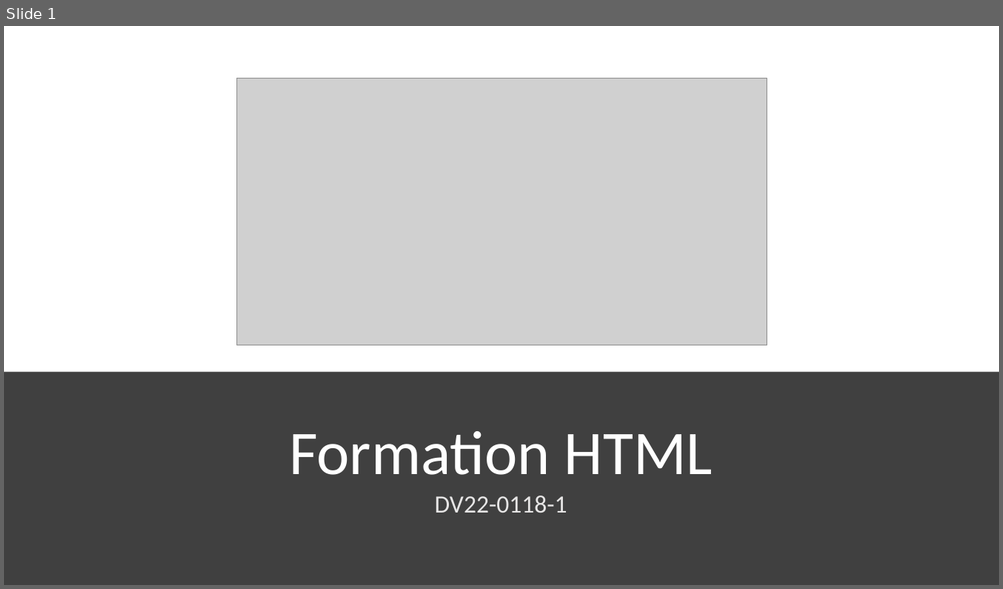
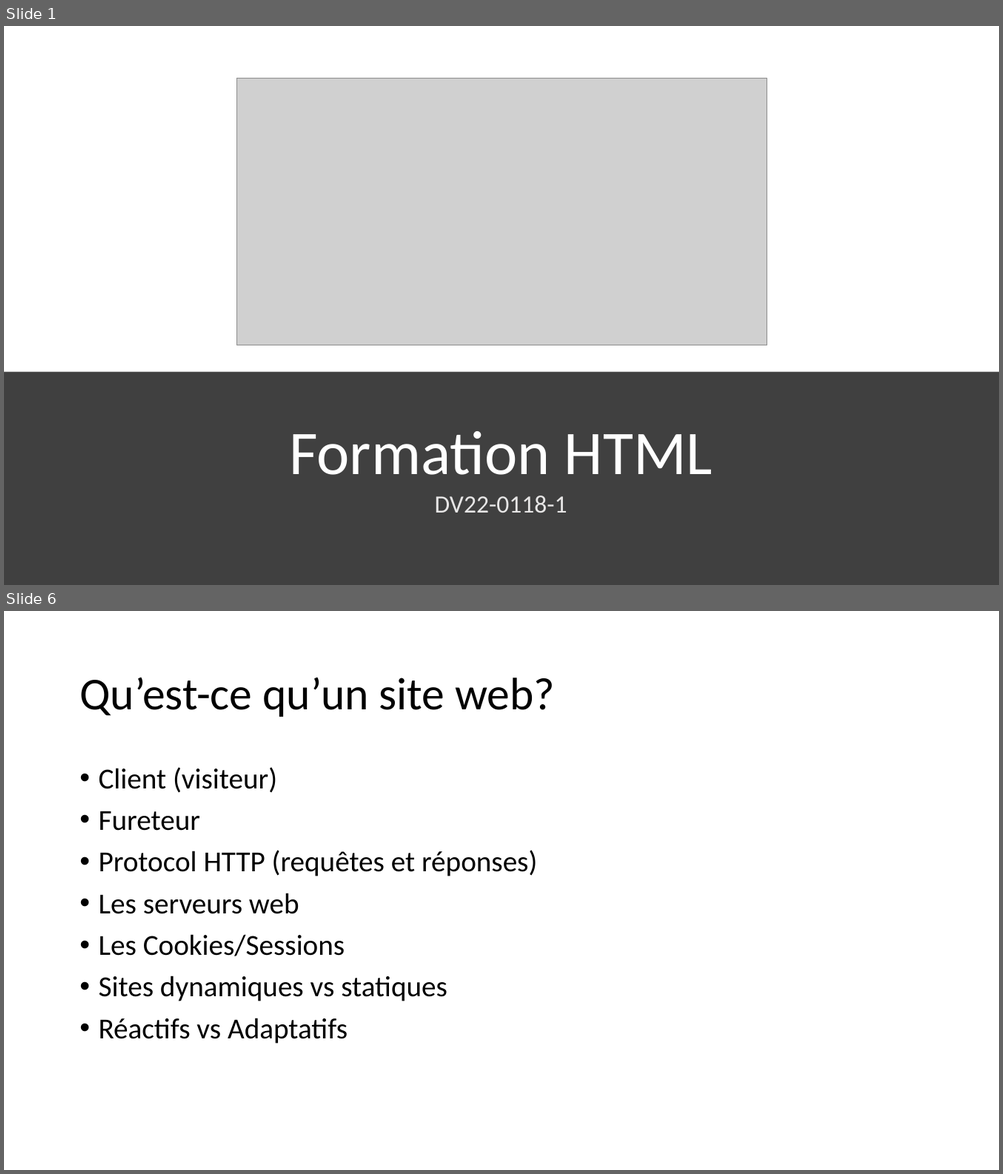
Before and after one commit to fragmatyc/SAAQ, a slide deck: HTML/1. Présentation/Cours HTML - v1.0.pptx. Shown one above the other, each under a label of ours: slide 1 before the commit, slides 1 and 6 after it; the slides between them are not shown. The pictures are 1003x589 and 1003x1174 pixels, drawn with LibreOffice and Linux fonts; fonts in the diff are those of the drawing; grey boxes stand for pictures. Boxes give left, top, right and bottom in pixels: in the first picture for what was removed or moved away, otherwise in the second. Text is boxed around its words. In the diff, an @@ line names an element or a change of style, - is before the commit and + after.

```diff
--- a/HTML/1. Présentation/Cours HTML - v1.0.pptx
+++ b/HTML/1. Présentation/Cours HTML - v1.0.pptx
@@ slide 6 added at <box>4,611,999,1170</box>, background #FFFFFF @@
@@ title added at <box>79,678,555,717</box>, 44 pt, text #000000 @@
+Qu’est-ce qu’un site web?
@@ text added at <box>99,767,537,1044</box>, 28 pt, text #000000 @@
+• Client (visiteur)
+• Fureteur
+• Protocol HTTP (requêtes et réponses)
+• Les serveurs web
+• Les Cookies/Sessions
+• Sites dynamiques vs statiques
+• Réactifs vs Adaptatifs
```
Also in this commit, not shown: 1 slide changed, 3 other slides added, 5 other files.
